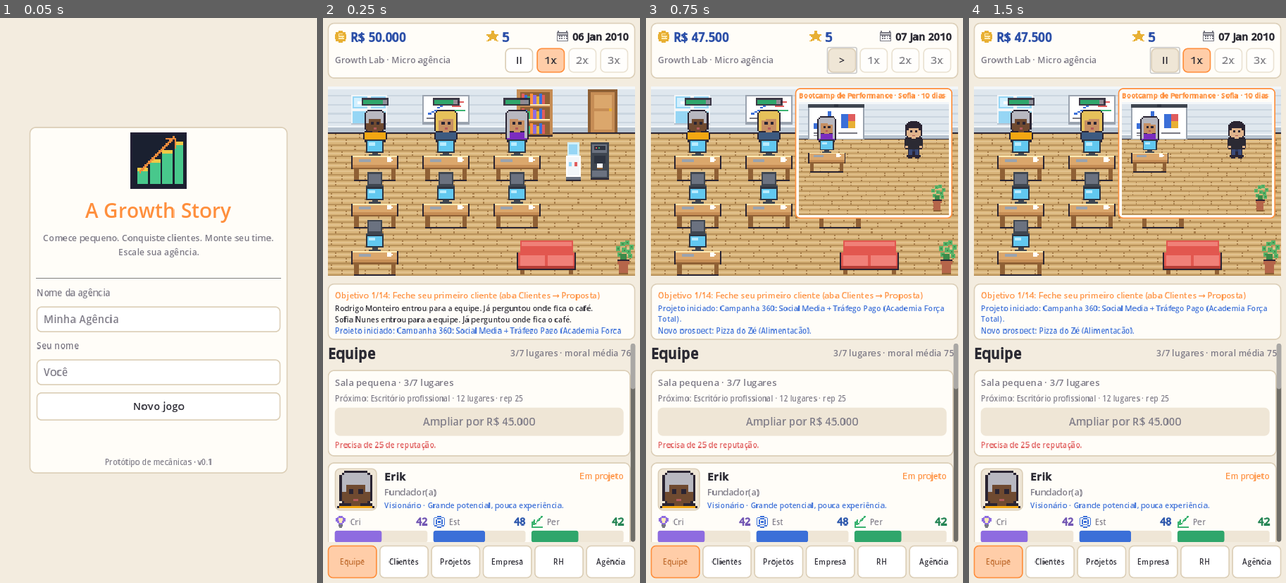
Above: before the commit, frames 1-4 (left to right).
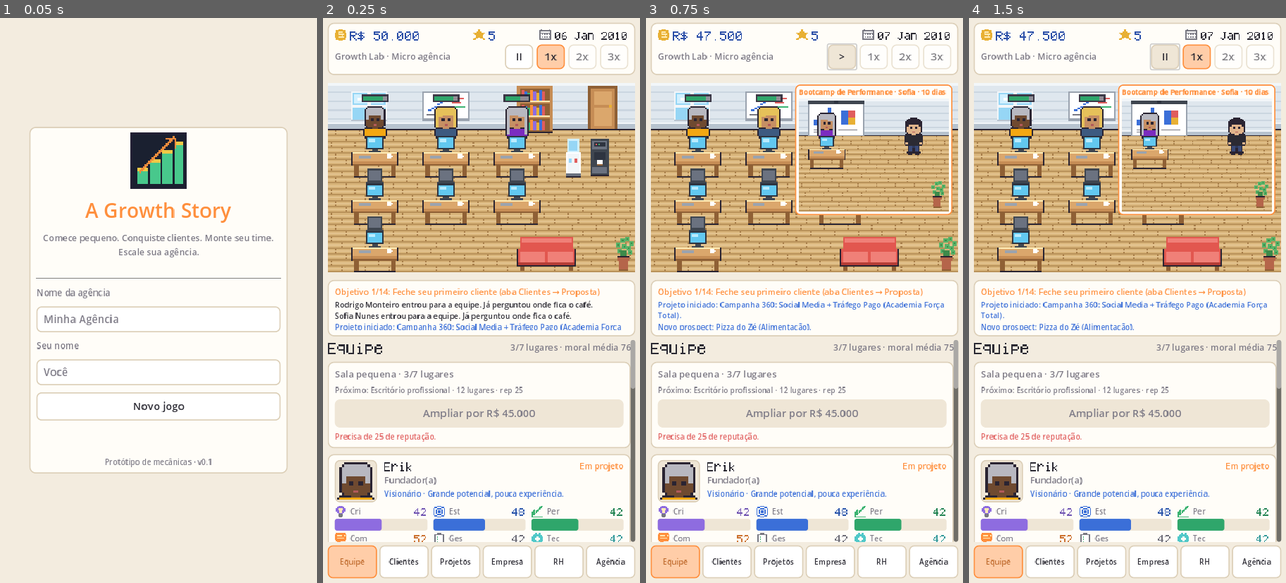
Above: after the commit, the same moments.

Repository: erikedusantanna/Growth-Story
Game: Godot game, scene res://tests/screenshot_tour.tscn
Same seed, same stepped clock (60 frames per second), same inputs: the game is played once before the commit and once after it. This scene is started directly instead of the project's main scene.
Inputs:
- Up to frame 1 (0.05 s): no input
- Up to frame 2 (0.25 s): no input
- Up to frame 3 (0.75 s): click "II" at 0.5 s
- Up to frame 4 (1.5 s): click ">" at 1.25 s

Frame 1 is identical in both runs. In frame 2, 38% of the frame differs, in the area x 1-99%, y 2-93%; in frame 3, 37%; in frame 4, 37%.

Commit message:
Fonte pixel art e sons: tudo sintetizado por código, sem assets externos
Segundo passo da rodada combinada com o usuário (conteúdo → fonte/sons → eras
históricas → departamentos/concorrentes).

## Fonte pixel art (GDD §40)

- `tools/gen_font.py` gera uma matriz de pontos 5x7 com acentuação do português
  (á é í ó ú ã õ â ê ô ç) como bitmap font (BMFont), que o Godot importa nativamente
  como FontFile — sem precisar de nenhuma fonte de terceiros.
- Aplicada em títulos e números do HUD via `UIKit.pixel_font()` (`title()`/`number()`).
  O corpo de texto segue na fonte do sistema, como o GDD pede ("não precisa parecer
  retrô demais").

## Som (GDD §41)

- `tools/gen_audio.py` sintetiza 9 efeitos sonoros (contratação, pagamento, projeto
  concluído, level up, evento, cliente feliz, crise, promoção, clique de interface)
  e uma trilha em loop, em ondas quadradas/triangulares 8-bit — sem samples externos.
- Novo autoload `Audio` (`src/core/audio_manager.gd`) reage aos sinais que já existem
  no EventBus (employee_hired, employee_promoted, client_lost, project_completed,
  money_changed, reputation_changed, event_triggered): nenhum outro sistema precisa
  saber que o áudio existe.
- Toggle de Música/Efeitos na aba Empresa, com preferência salva em
  user://audio_settings.cfg.
- Em ambiente headless (testes/CI) o áudio fica propositalmente silencioso: o driver
  "Dummy" do Godot não libera AudioStreamPlayback entre chamadas rápidas e os
  recursos vazariam até o fim do processo — não afeta o jogo real (desktop/Android).

Validação: sim_test (áudio liga/desliga, persiste em disco, não trava sem placa de
som) e ui_smoke_test passam limpos, sem vazamento de recursos. Screenshot da aba Som.

Co-Authored-By: Claude Fable 5.1 <noreply@anthropic.com>
Claude-Session: https://claude.ai/code/session_01VHKpn2xx3REFSoFH9J4JN9

Diff:
--- a/project.godot
+++ b/project.godot
@@ -16,6 +16,7 @@
 
 EventBus="*res://src/core/event_bus.gd"
 Game="*res://src/core/game_manager.gd"
+Audio="*res://src/core/audio_manager.gd"
 
 [display]
 
--- /dev/null
+++ b/src/core/audio_manager.gd
@@ -0,0 +1,155 @@
+extends Node
+## Música e efeitos sonoros (GDD §41). Toda a trilha e os efeitos são sintetizados por
+## código em tools/gen_audio.py — sem samples externos. Reage aos sinais do EventBus,
+## então nenhum outro sistema precisa saber que o áudio existe.
+
+const SFX_DIR := "res://assets/audio/sfx/"
+const MUSIC_PATH := "res://assets/audio/music/theme_loop.wav"
+const SETTINGS_PATH := "user://audio_settings.cfg"
+const POOL_SIZE := 6
+
+var music_enabled := true
+var sfx_enabled := true
+var music_volume_db := -14.0
+var sfx_volume_db := -4.0
+
+var _pool: Array = []
+var _pool_index := 0
+var _music_player: AudioStreamPlayer
+var _last_rep_tier := -1
+var _streams: Dictionary = {}
+## Sem placa de som real (testes headless, CI): guardamos o estado normalmente, mas não
+## chamamos play() — o driver "Dummy" não libera AudioStreamPlayback entre chamadas
+## rápidas e os recursos ficam presos até o fim do processo.
+var _silent := false
+
+
+func _ready() -> void:
+	process_mode = Node.PROCESS_MODE_ALWAYS
+	_silent = DisplayServer.get_name() == "headless"
+	_load_settings()
+	for i in POOL_SIZE:
+		var p := AudioStreamPlayer.new()
+		p.bus = "Master"
+		add_child(p)
+		_pool.append(p)
+	_music_player = AudioStreamPlayer.new()
+	_music_player.bus = "Master"
+	add_child(_music_player)
+	var music: AudioStream = load(MUSIC_PATH)
+	if music != null:
+		if music is AudioStreamWAV:
+			music.loop_mode = AudioStreamWAV.LOOP_FORWARD
+		_music_player.stream = music
+		_music_player.volume_db = music_volume_db
+	EventBus.employee_hired.connect(func(_e): play_sfx("hire"))
+	EventBus.employee_promoted.connect(func(_e): play_sfx("promotion"))
+	EventBus.client_lost.connect(func(_c, _r = ""): play_sfx("crisis"))
+	EventBus.event_triggered.connect(func(_ev): play_sfx("event"))
+	EventBus.money_changed.connect(_on_money_changed)
+	EventBus.reputation_changed.connect(_on_reputation_changed)
+	EventBus.project_completed.connect(_on_project_completed)
+	EventBus.game_started.connect(func(): _last_rep_tier = -1; play_music())
+
+
+## Libera as streams em uso antes do motor encerrar (evita aviso de recurso vazado ao sair).
+func _exit_tree() -> void:
+	for p in _pool:
+		p.stop()
+		p.stream = null
+	_music_player.stop()
+	_music_player.stream = null
+	_streams.clear()
+
+
+func _on_money_changed(_value: float, delta: float) -> void:
+	if delta > 0.0:
+		play_sfx("payment")
+
+
+func _on_project_completed(_project, result: Dictionary) -> void:
+	var stars := int(result.get("stars", 0))
+	if stars >= 4:
+		play_sfx("client_happy")
+	else:
+		play_sfx("project_complete")
+
+
+func _on_reputation_changed(value: float, _delta: float) -> void:
+	var tier := _tier_of(value)
+	if _last_rep_tier == -1:
+		_last_rep_tier = tier
+		return
+	if tier > _last_rep_tier:
+		play_sfx("level_up")
+	_last_rep_tier = tier
+
+
+func _tier_of(rep: float) -> int:
+	if rep >= 80.0:
+		return 4
+	if rep >= 60.0:
+		return 3
+	if rep >= 40.0:
+		return 2
+	if rep >= 20.0:
+		return 1
+	return 0
+
+
+## Toca um efeito sonoro pelo nome (arquivo em assets/audio/sfx/<nome>.wav).
+func play_sfx(name: String) -> void:
+	if not sfx_enabled or _silent:
+		return
+	var stream: AudioStream = _streams.get(name)
+	if stream == null:
+		stream = load(SFX_DIR + name + ".wav")
+		if stream == null:
+			return
+		_streams[name] = stream
+	var p: AudioStreamPlayer = _pool[_pool_index]
+	_pool_index = (_pool_index + 1) % _pool.size()
+	p.stream = stream
+	p.volume_db = sfx_volume_db
+	p.play()
+
+
+func play_music() -> void:
+	if _silent:
+		return
+	if music_enabled and _music_player.stream != null and not _music_player.playing:
+		_music_player.play()
+
+
+func stop_music() -> void:
+	_music_player.stop()
+
+
+func set_music_enabled(on: bool) -> void:
+	music_enabled = on
+	if on:
+		play_music()
+	else:
+		stop_music()
+	_save_settings()
+
+
+func set_sfx_enabled(on: bool) -> void:
+	sfx_enabled = on
+	_save_settings()
+	if on:
+		play_sfx("click")
+
+
+func _load_settings() -> void:
+	var cfg := ConfigFile.new()
+	if cfg.load(SETTINGS_PATH) == OK:
+		music_enabled = cfg.get_value("audio", "music_enabled", true)
+		sfx_enabled = cfg.get_value("audio", "sfx_enabled", true)
+
+
+func _save_settings() -> void:
+	var cfg := ConfigFile.new()
+	cfg.set_value("audio", "music_enabled", music_enabled)
+	cfg.set_value("audio", "sfx_enabled", sfx_enabled)
+	cfg.save(SETTINGS_PATH)
--- a/src/ui/screens/company_screen.gd
+++ b/src/ui/screens/company_screen.gd
@@ -75,6 +75,15 @@
 	sv.add_child(_row("Receita acumulada", UIKit.money(float(st.stats.total_revenue))))
 	content.add_child(stats)
 
+	var sound := UIKit.card()
+	var soundv := UIKit.card_content(sound)
+	soundv.add_child(UIKit.label("Som", 19, UIKit.COLOR_ACCENT))
+	var sound_row := UIKit.hbox()
+	sound_row.add_child(UIKit.toggle("🎵 Música", Audio.music_enabled, func(on): Audio.set_music_enabled(on)))
+	sound_row.add_child(UIKit.toggle("🔊 Efeitos", Audio.sfx_enabled, func(on): Audio.set_sfx_enabled(on)))
+	soundv.add_child(sound_row)
+	content.add_child(sound)
+
 	var actions := UIKit.hbox()
 	actions.add_child(UIKit.button("Salvar jogo", func():
 		if Game.save_game():
--- a/src/ui/ui_kit.gd
+++ b/src/ui/ui_kit.gd
@@ -43,6 +43,19 @@
 		_bold.base_font = ThemeDB.fallback_font
 		_bold.variation_embolden = 0.9
 	return _bold
+
+
+static var _pixel: Font = null
+
+
+## Fonte pixel art (matriz de pontos 5x7, res://assets/fonts/pixel.fnt) usada em
+## títulos e números do HUD — o corpo de texto segue na fonte do sistema para não
+## cansar a leitura (GDD §40: "não precisa parecer retrô demais").
+static func pixel_font() -> Font:
+	if _pixel == null:
+		var f: Font = load("res://assets/fonts/pixel.fnt")
+		_pixel = f if f != null else bold_font()
+	return _pixel
 
 
 static func _rounded(bg: Color, border: Color = Color.TRANSPARENT, radius: int = 10, border_w: int = 0) -> StyleBoxFlat:
@@ -127,14 +140,15 @@
 
 static func title(text: String) -> Label:
 	var l := label(text, 24, COLOR_TEXT)
-	l.add_theme_font_override("font", bold_font())
+	l.add_theme_font_override("font", pixel_font())
+	l.add_theme_constant_override("line_spacing", 2)
 	return l
 
 
-## Número grande em negrito azul-marinho, como nas referências.
+## Número grande em negrito azul-marinho, como nas referências. Usa a fonte pixel art.
 static func number(text: String, size: int = 20, color: Color = COLOR_NUMBER) -> Label:
 	var l := label(text, size, color)
-	l.add_theme_font_override("font", bold_font())
+	l.add_theme_font_override("font", pixel_font())
 	return l
 
 
@@ -194,6 +208,7 @@
 	b.size_flags_horizontal = Control.SIZE_EXPAND_FILL
 	b.clip_text = true
 	b.text_overrun_behavior = TextServer.OVERRUN_TRIM_ELLIPSIS
+	b.pressed.connect(func(): Audio.play_sfx("click"))
 	if callback.is_valid():
 		b.pressed.connect(callback)
 	if accent:
--- a/tests/screenshot_tour.gd
+++ b/tests/screenshot_tour.gd
@@ -96,6 +96,9 @@
 	main.screens["company"].scroll_vertical = 700
 	await _frames(2)
 	await _shot("07d_mobilia")
+	main.screens["company"].scroll_vertical = 4000
+	await _frames(2)
+	await _shot("07d2_som")
 	main.show_screen("unlocks")
 	await get_tree().create_timer(1.5).timeout
 	await _shot("07e_escritorio_mobilia")
--- a/tests/sim_test.gd
+++ b/tests/sim_test.gd
@@ -16,6 +16,7 @@
 	_test_save_roundtrip(game)
 	_test_scoring(game)
 	_test_hr_furniture_events(game)
+	_test_audio(game)
 	if failures == 0:
 		print("\n[OK] Todos os testes passaram.")
 		get_tree().quit(0)
@@ -290,6 +291,27 @@
 	check(loaded.hr_hired and loaded.pets.size() == 2, "contratação do RH e pets sobrevivem ao save")
 
 
+func _test_audio(game) -> void:
+	print("== Áudio ==")
+	check(Audio != null, "singleton Audio existe")
+	check(Audio.sfx_enabled, "efeitos começam ligados")
+	check(Audio.music_enabled, "música começa ligada")
+	Audio.set_sfx_enabled(false)
+	check(not Audio.sfx_enabled, "desligar efeitos")
+	Audio.set_music_enabled(false)
+	check(not Audio.music_enabled, "desligar música")
+	var reloaded = load("res://src/core/audio_manager.gd").new()
+	reloaded._load_settings()
+	check(not reloaded.music_enabled and not reloaded.sfx_enabled, "preferência de áudio persiste em disco")
+	reloaded.free()
+	Audio.set_sfx_enabled(true)
+	Audio.set_music_enabled(true)
+	# não deve travar mesmo sem placa de som real (driver headless)
+	Audio.play_sfx("payment")
+	Audio.play_music()
+	check(true, "play_sfx/play_music não travam em ambiente headless")
+
+
 func _test_scoring(game) -> void:
 	print("== Avaliação ==")
 	game.new_game("Score", "Chefe", 7)
Not shown, added: assets/audio/music/theme_loop.wav.import
Not shown, added: assets/audio/sfx/click.wav.import
Not shown, added: assets/audio/sfx/client_happy.wav.import
Not shown, added: assets/audio/sfx/crisis.wav.import
Not shown, added: assets/audio/sfx/event.wav.import
Not shown, added: assets/audio/sfx/hire.wav.import
Not shown, added: assets/audio/sfx/level_up.wav.import
Not shown, added: assets/audio/sfx/payment.wav.import
Not shown, added: assets/audio/sfx/project_complete.wav.import
Not shown, added: assets/audio/sfx/promotion.wav.import
Not shown, added: assets/fonts/pixel.fnt
Not shown, added: assets/fonts/pixel.fnt.import
(and 16 more such lines)
